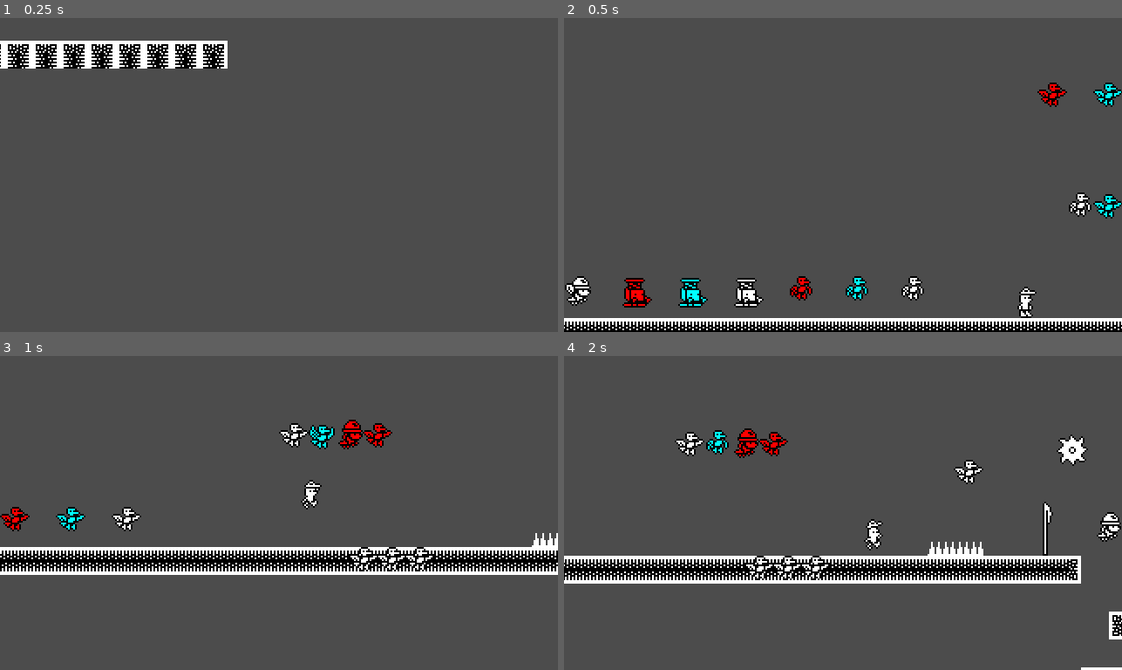
Above: before the commit, frames 1-4 (two rows, left to right).
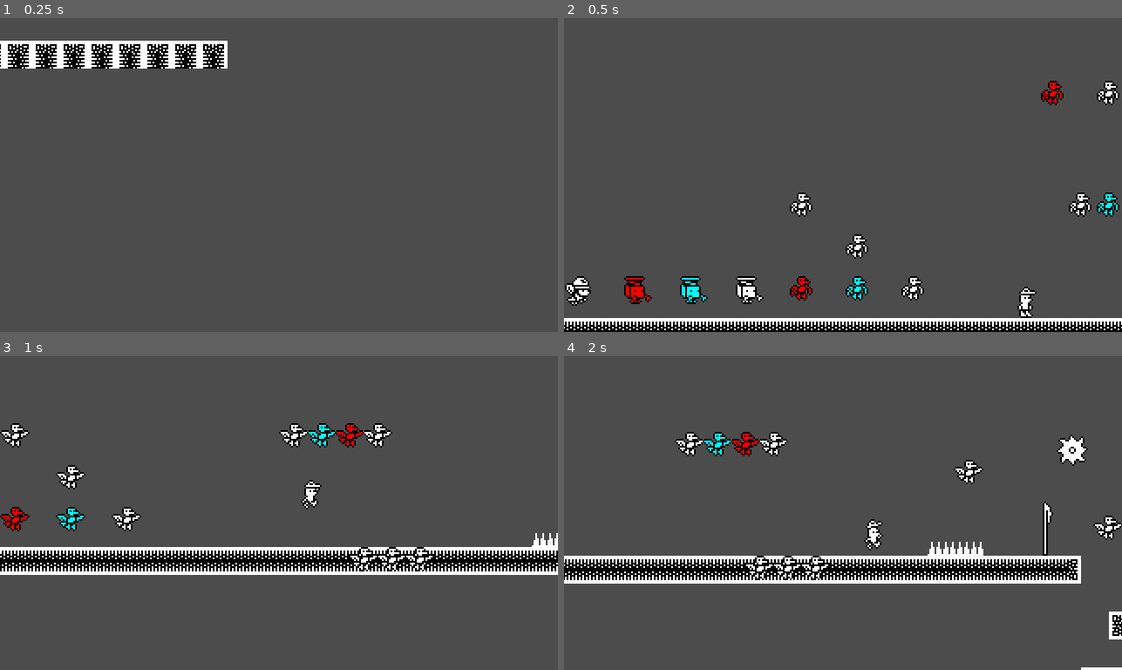
Above: after the commit, the same moments.

Repository: diego-escalante/GO2022-Stomper
Game: Godot game, scene res://Levels/Playground.tscn
Two runs of this game, one before a commit and one after it. Both use one fixed random seed, a clock stepped at 60 frames per second and the inputs below.
Inputs:
- Up to frame 1 (0.25 s): no input
- Up to frame 2 (0.5 s): no input
- Up to frame 3 (1 s): hold D (run_right) from 0.53 s (still down); tap Shift (dash) at 0.6 s; tap Space (jump) at 0.77 s
- Up to frame 4 (2 s): keep holding D (run_right); tap S (drop) at 1.35 s; tap Space (jump) at 1.52 s

Frame 1 is identical in both runs. In frame 2, 1.7% of the frame differs, in the area x 10-100%, y 20-93%; in frame 3, 0.9%; in frame 4, 0.7%.

Commit message:
A few more tweaks to player movements and enemy hitboxes

Diff:
--- a/Enemy/Enemy.tscn
+++ b/Enemy/Enemy.tscn
@@ -32,7 +32,7 @@
 extents = Vector2( 5, 3.5 )
 
 [sub_resource type="RectangleShape2D" id=4]
-extents = Vector2( 5, 2 )
+extents = Vector2( 7, 2 )
 
 [node name="Enemy" type="Path2D"]
 curve = null
--- a/Enemy/EnemyBigBounce.tscn
+++ b/Enemy/EnemyBigBounce.tscn
@@ -32,7 +32,7 @@
 extents = Vector2( 5, 3.5 )
 
 [sub_resource type="RectangleShape2D" id=4]
-extents = Vector2( 5, 2 )
+extents = Vector2( 7, 2 )
 
 [node name="EnemyBigBounce" type="Path2D"]
 curve = null
@@ -46,6 +46,7 @@
 [node name="AnimatedSprite" type="AnimatedSprite" parent="PathFollow2D"]
 position = Vector2( 1, 0 )
 frames = SubResource( 2 )
+frame = 1
 playing = true
 
 [node name="Hitbox" parent="PathFollow2D" instance=ExtResource( 2 )]
--- a/Enemy/EnemyDash.tscn
+++ /dev/null
@@ -1,69 +0,0 @@
-[gd_scene load_steps=11 format=2]
-
-[ext_resource path="res://Aesprite/enemy.png" type="Texture" id=1]
-[ext_resource path="res://Common/Hitbox.tscn" type="PackedScene" id=2]
-
-[sub_resource type="GDScript" id=9]
-script/source = "class_name EnemyDash
-extends Enemy
-"
-
-[sub_resource type="AtlasTexture" id=5]
-atlas = ExtResource( 1 )
-region = Rect2( 0, 0, 18, 16 )
-
-[sub_resource type="AtlasTexture" id=6]
-atlas = ExtResource( 1 )
-region = Rect2( 18, 0, 18, 16 )
-
-[sub_resource type="AtlasTexture" id=7]
-atlas = ExtResource( 1 )
-region = Rect2( 36, 0, 18, 16 )
-
-[sub_resource type="AtlasTexture" id=8]
-atlas = ExtResource( 1 )
-region = Rect2( 54, 0, 18, 16 )
-
-[sub_resource type="SpriteFrames" id=2]
-animations = [ {
-"frames": [ SubResource( 5 ), SubResource( 6 ), SubResource( 7 ), SubResource( 8 ) ],
-"loop": true,
-"name": "default",
-"speed": 10.0
-} ]
-
-[sub_resource type="RectangleShape2D" id=3]
-extents = Vector2( 5, 3.5 )
-
-[sub_resource type="RectangleShape2D" id=4]
-extents = Vector2( 6, 2 )
-
-[node name="EnemyDash" type="Path2D"]
-curve = null
-script = SubResource( 9 )
-
-[node name="PathFollow2D" type="PathFollow2D" parent="."]
-rotate = false
-cubic_interp = false
-loop = false
-
-[node name="AnimatedSprite" type="AnimatedSprite" parent="PathFollow2D"]
-modulate = Color( 1, 0, 0, 1 )
-frames = SubResource( 2 )
-frame = 2
-playing = true
-
-[node name="Hitbox" parent="PathFollow2D" instance=ExtResource( 2 )]
-
-[node name="CollisionShape2D" type="CollisionShape2D" parent="PathFollow2D/Hitbox"]
-position = Vector2( 0, 1.5 )
-shape = SubResource( 3 )
-
-[node name="Stompbox" type="Area2D" parent="PathFollow2D"]
-collision_layer = 8
-collision_mask = 0
-
-[node name="CollisionShape2D" type="CollisionShape2D" parent="PathFollow2D/Stompbox"]
-modulate = Color( 0, 1, 0, 1 )
-position = Vector2( 0, -4 )
-shape = SubResource( 4 )
--- a/Enemy/EnemyDoubleJump.tscn
+++ /dev/null
@@ -1,70 +0,0 @@
-[gd_scene load_steps=11 format=2]
-
-[ext_resource path="res://Aesprite/enemy.png" type="Texture" id=1]
-[ext_resource path="res://Common/Hitbox.tscn" type="PackedScene" id=2]
-
-[sub_resource type="GDScript" id=9]
-script/source = "class_name EnemyDoubleJump
-extends Enemy
-
-"
-
-[sub_resource type="AtlasTexture" id=5]
-atlas = ExtResource( 1 )
-region = Rect2( 0, 0, 18, 16 )
-
-[sub_resource type="AtlasTexture" id=6]
-atlas = ExtResource( 1 )
-region = Rect2( 18, 0, 18, 16 )
-
-[sub_resource type="AtlasTexture" id=7]
-atlas = ExtResource( 1 )
-region = Rect2( 36, 0, 18, 16 )
-
-[sub_resource type="AtlasTexture" id=8]
-atlas = ExtResource( 1 )
-region = Rect2( 54, 0, 18, 16 )
-
-[sub_resource type="SpriteFrames" id=2]
-animations = [ {
-"frames": [ SubResource( 5 ), SubResource( 6 ), SubResource( 7 ), SubResource( 8 ) ],
-"loop": true,
-"name": "default",
-"speed": 10.0
-} ]
-
-[sub_resource type="RectangleShape2D" id=3]
-extents = Vector2( 5, 3.5 )
-
-[sub_resource type="RectangleShape2D" id=4]
-extents = Vector2( 6, 2 )
-
-[node name="EnemyDoubleJump" type="Path2D"]
-curve = null
-script = SubResource( 9 )
-
-[node name="PathFollow2D" type="PathFollow2D" parent="."]
-rotate = false
-cubic_interp = false
-loop = false
-
-[node name="AnimatedSprite" type="AnimatedSprite" parent="PathFollow2D"]
-modulate = Color( 0, 1, 1, 1 )
-frames = SubResource( 2 )
-frame = 3
-playing = true
-
-[node name="Hitbox" parent="PathFollow2D" instance=ExtResource( 2 )]
-
-[node name="CollisionShape2D" type="CollisionShape2D" parent="PathFollow2D/Hitbox"]
-position = Vector2( 0, 1.5 )
-shape = SubResource( 3 )
-
-[node name="Stompbox" type="Area2D" parent="PathFollow2D"]
-collision_layer = 8
-collision_mask = 0
-
-[node name="CollisionShape2D" type="CollisionShape2D" parent="PathFollow2D/Stompbox"]
-modulate = Color( 0, 1, 0, 1 )
-position = Vector2( 0, -4 )
-shape = SubResource( 4 )
--- a/Enemy/EnemyInvulnerable.tscn
+++ b/Enemy/EnemyInvulnerable.tscn
@@ -24,7 +24,7 @@
 extents = Vector2( 5, 3.5 )
 
 [sub_resource type="RectangleShape2D" id=4]
-extents = Vector2( 5, 2 )
+extents = Vector2( 7, 2 )
 
 [node name="EnemyInvulnerable" type="Path2D"]
 curve = null
--- a/Levels/Playground.tscn
+++ b/Levels/Playground.tscn
@@ -6,8 +6,6 @@
 [ext_resource path="res://Player/Player.tscn" type="PackedScene" id=4]
 [ext_resource path="res://World/TileMap.tscn" type="PackedScene" id=5]
 [ext_resource path="res://Enemy/Enemy.tscn" type="PackedScene" id=6]
-[ext_resource path="res://Enemy/EnemyDash.tscn" type="PackedScene" id=7]
-[ext_resource path="res://Enemy/EnemyDoubleJump.tscn" type="PackedScene" id=8]
 [ext_resource path="res://Enemy/EnemyInvulnerable.tscn" type="PackedScene" id=9]
 [ext_resource path="res://World/Spikes.tscn" type="PackedScene" id=10]
 [ext_resource path="res://Camera/Anchor2D.tscn" type="PackedScene" id=11]
@@ -38,14 +36,14 @@
 acceleration_enabled = true
 time_to_run_speed = 0.065
 
-[node name="EnemyDoubleJump2" parent="." instance=ExtResource( 8 )]
+[node name="EnemyDoubleJump2" parent="." instance=ExtResource( 6 )]
 position = Vector2( 688, 320 )
 
-[node name="EnemyDoubleJump3" parent="." instance=ExtResource( 8 )]
+[node name="EnemyDoubleJump3" parent="." instance=ExtResource( 6 )]
 position = Vector2( 656, 320 )
 powerup = 2
 
-[node name="EnemyInvulnerable4" parent="." instance=ExtResource( 9 )]
+[node name="EnemyInvulnerable4" parent="." instance=ExtResource( 6 )]
 position = Vector2( 704, 384 )
 powerup = 2
 
@@ -85,14 +83,14 @@
 [node name="Goal" parent="." instance=ExtResource( 3 )]
 position = Vector2( 880, 432 )
 
-[node name="EnemyDash" parent="." instance=ExtResource( 7 )]
+[node name="EnemyDash" parent="." instance=ExtResource( 6 )]
 position = Vector2( 720, 384 )
 
-[node name="EnemyDoubleJump" parent="." instance=ExtResource( 8 )]
+[node name="EnemyDoubleJump" parent="." instance=ExtResource( 6 )]
 position = Vector2( 688, 384 )
 powerup = 1
 
-[node name="EnemyInvulnerable" parent="." instance=ExtResource( 9 )]
+[node name="EnemyInvulnerable" parent="." instance=ExtResource( 6 )]
 position = Vector2( 912, 432 )
 
 [node name="Spikes" parent="." instance=ExtResource( 10 )]
@@ -123,13 +121,19 @@
 position = Vector2( 416, 432 )
 powerup = 2
 
-[node name="EnemyInvulnerable2" parent="." instance=ExtResource( 9 )]
-position = Vector2( 384, 432 )
+[node name="EnemyInvulnerable6" parent="." instance=ExtResource( 9 )]
+position = Vector2( 320, 432 )
+powerup = 2
 
-[node name="EnemyInvulnerable3" parent="." instance=ExtResource( 9 )]
+[node name="EnemyInvulnerable7" parent="." instance=ExtResource( 9 )]
 position = Vector2( 352, 432 )
 powerup = 1
 
-[node name="EnemyInvulnerable5" parent="." instance=ExtResource( 9 )]
-position = Vector2( 320, 432 )
-powerup = 2
+[node name="EnemyInvulnerable8" parent="." instance=ExtResource( 9 )]
+position = Vector2( 384, 432 )
+
+[node name="Enemy" parent="." instance=ExtResource( 6 )]
+position = Vector2( 544, 408 )
+
+[node name="Enemy5" parent="." instance=ExtResource( 6 )]
+position = Vector2( 512, 384 )
--- a/Player/Player.tscn
+++ b/Player/Player.tscn
@@ -111,7 +111,7 @@
 position = Vector2( 0.5, 0 )
 frames = SubResource( 2 )
 animation = "Idle"
-frame = 82
+frame = 5
 playing = true
 script = ExtResource( 10 )
 
Not shown: 1 places in Levels/Playground.tscn that only renumber resources
